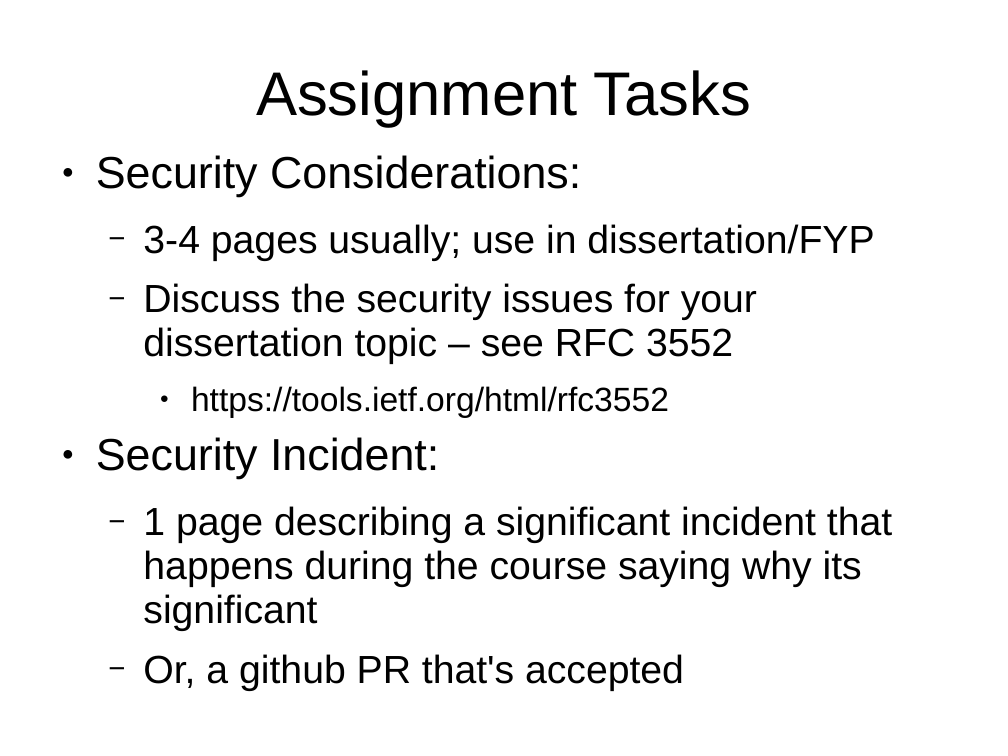
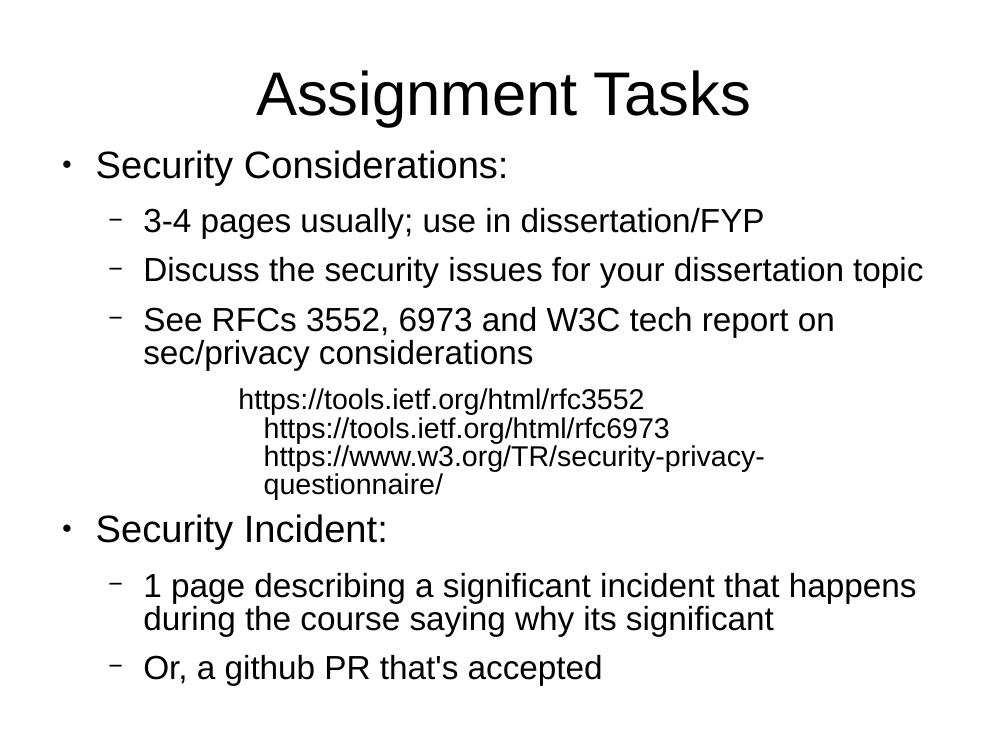
Before and after one commit to sftcd/cs7053, a slide deck: slide 4 of 2016lectures/01-intro.ppt. Drawn at 1008x756 pixels with LibreOffice and Linux fonts; fonts in the diff are those of the drawing. Boxes give left, top, right and bottom in pixels: in the first picture for what was removed or moved away, otherwise in the second. Text is boxed around its words. In the diff, an @@ line names an element or a change of style, - is before the commit and + after.

Commit message:
addded ref to w3c questionnaire

```diff
--- a/2016lectures/01-intro.ppt
+++ b/2016lectures/01-intro.ppt
@@ text at (96,150,917,685): size 32 to 27.2 pt in "Security Considerations:", "Security Incident:"; size 28 to 23.8 pt in "3-4 pages usually; use in dissertation/FYP", "1 page describing a significant incident that ...", "Or, a github PR that's accepted"; line spacing 0.93 to 0.83 @@
@@ text at (143,257,923,500): text changed; size 28 to 20.4 pt @@
-  − Discuss the security issues for your dissertation topic – see RFC 3552
-    ● https://tools.ietf.org/html/rfc3552
+  − Discuss the security issues for your dissertation topic
+  − See RFCs 3552, 6973 and W3C tech report on sec/privacy considerations
+    https://tools.ietf.org/html/rfc3552
+    https://tools.ietf.org/html/rfc6973
+    https://www.w3.org/TR/security-privacy-questionnaire/
```
Also in this commit, not shown: 1 other file.
